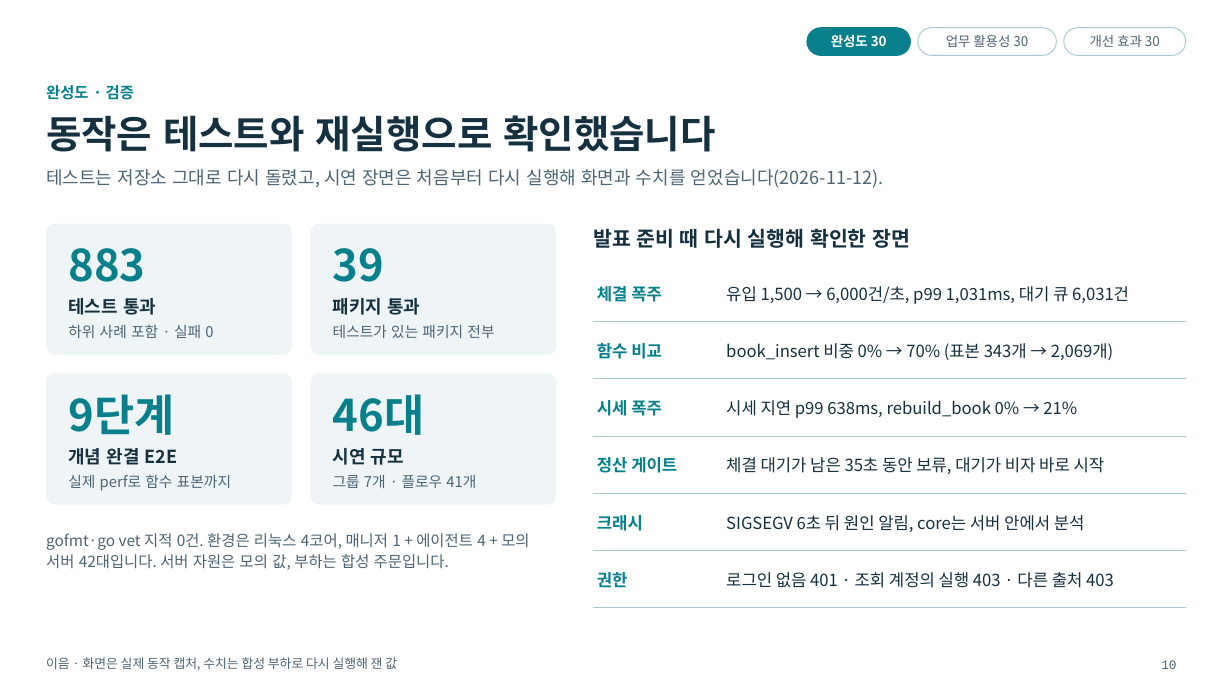
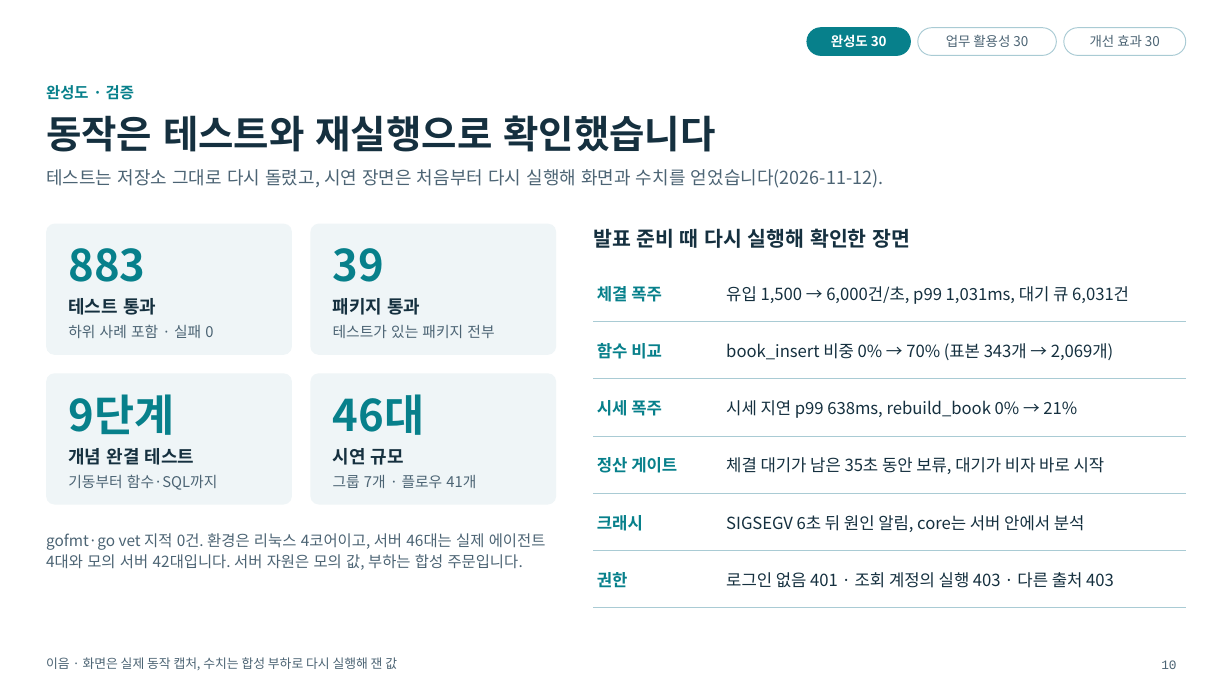
Before and after one commit to bulletgirls/contune, a slide deck: slide 10 of docs/submission/eum-presentation.pptx. Drawn at 1232x693 pixels with LibreOffice and Linux fonts; fonts in the diff are those of the drawing; background and template pictures are left out. Boxes give left, top, right and bottom in pixels: in the first picture for what was removed or moved away, otherwise in the second. Text is boxed around its words. In the diff, an @@ line names an element or a change of style, - is before the commit and + after.

```diff
--- a/docs/submission/eum-presentation.pptx
+++ b/docs/submission/eum-presentation.pptx
@@ text at <box>68,448,195,465</box>: text changed @@
-개념 완결 E2E
+개념 완결 테스트
@@ text at <box>68,474,217,490</box>: text changed @@
-실제 perf로 함수 표본까지
+기동부터 함수·SQL까지
@@ text at <box>46,533,546,570</box>: text changed @@
-gofmt·go vet 지적 0건. 환경은 리눅스 4코어, 매니저 1 + 에이전트 4 + 모의 서버 42대입니다. 서버 자원은 모의 값, 부하는 합성 주문입니다.
+gofmt·go vet 지적 0건. 환경은 리눅스 4코어이고, 서버 46대는 실제 에이전트 4대와 모의 서버 42대입니다. 서버 자원은 모의 값, 부하는 합성 주문입니다.
```
Also in this commit, not shown: 13 other slides changed, 8 other files.
